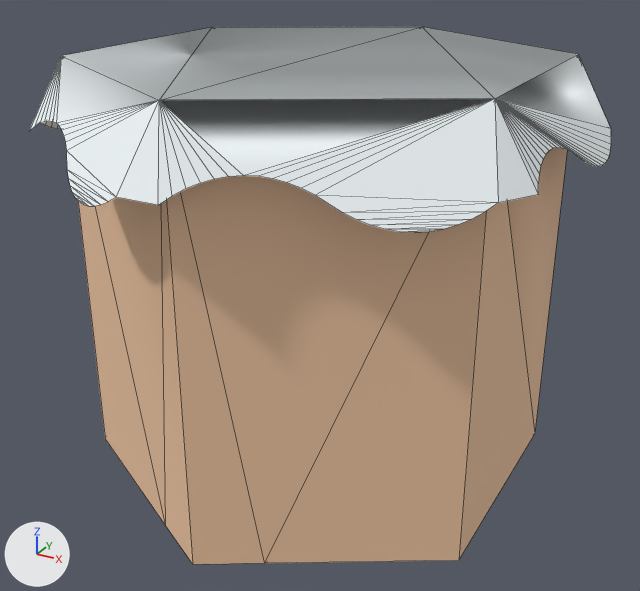
The OBJ model Assets/LevelAssets/Models/OBJ format/blockSnowHexagon.obj: old version first, new version second.
Camera for both pictures: a camera (50 mm lens) standing at (0.978, -1.784, 1.304) and looking at (0.013, -0.029, 0.427). Every picture has the same lights, and +X, +Y and +Z are marked at lower left. Mesh edges are drawn as thin lines. Where no turn or scale is listed for an object, it has been applied to the vertices.

The older version as bpy lines, for what is in view:
```python
mat_dirt = principled_material('dirt')
mat_dirt.base_color = (0.878, 0.576, 0.373)  # beige #f1c8a4
mat_dirt.roughness = 1.0
mat_snow = principled_material('snow')
mat_snow.base_color = (0.92, 0.979, 1.0)  # white #f6fdff
mat_snow.roughness = 1.0
me_blocksnowhexagon = bpy.data.meshes.new('blockSnowHexagon')
me_blocksnowhexagon.from_pydata(...)  # 161 vertices, 179 faces; spans x -0.617..0.617, y -0.657..0.657, z 0.0..1.0
# faces by material slot: [155, 24]
me_blocksnowhexagon.materials.append(mat_snow)  # white #f6fdff
me_blocksnowhexagon.materials.append(mat_dirt)  # beige #f1c8a4
ob_blocksnowhexagon = bpy.data.objects.new('blockSnowHexagon', me_blocksnowhexagon)
ob_blocksnowhexagon.location = (0.0, 0.0, 0.0)
```
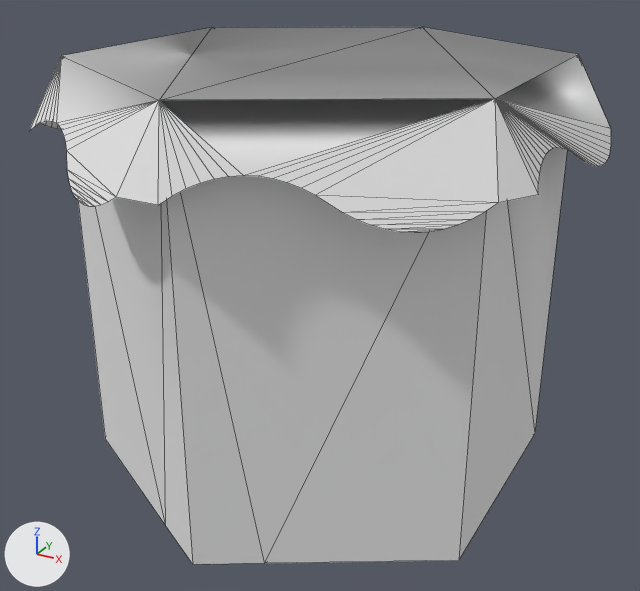
Boxes [x1, y1, x2, y2] around the edits, measured in the pictures (640 x 591 px):
'blockSnowHexagon', recoloured: [30, 27, 611, 564] in both

The change, as a list of edits to the scene's bpy script:
```text
Change mat_snow:
    mat_snow.base_color: (0.92, 0.979, 1.0) -> (0.8, 0.8, 0.8)  # white #f6fdff -> white #e7e7e7
Change mat_dirt:
    mat_dirt.base_color: (0.878, 0.576, 0.373) -> (0.8, 0.8, 0.8)  # beige #f1c8a4 -> white #e7e7e7
```
